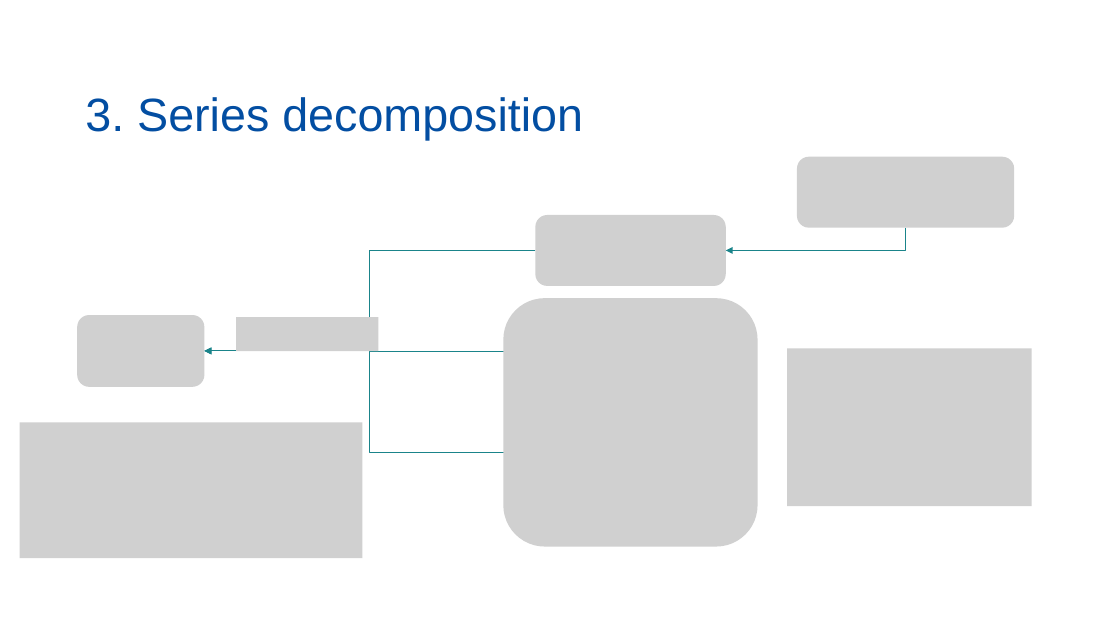
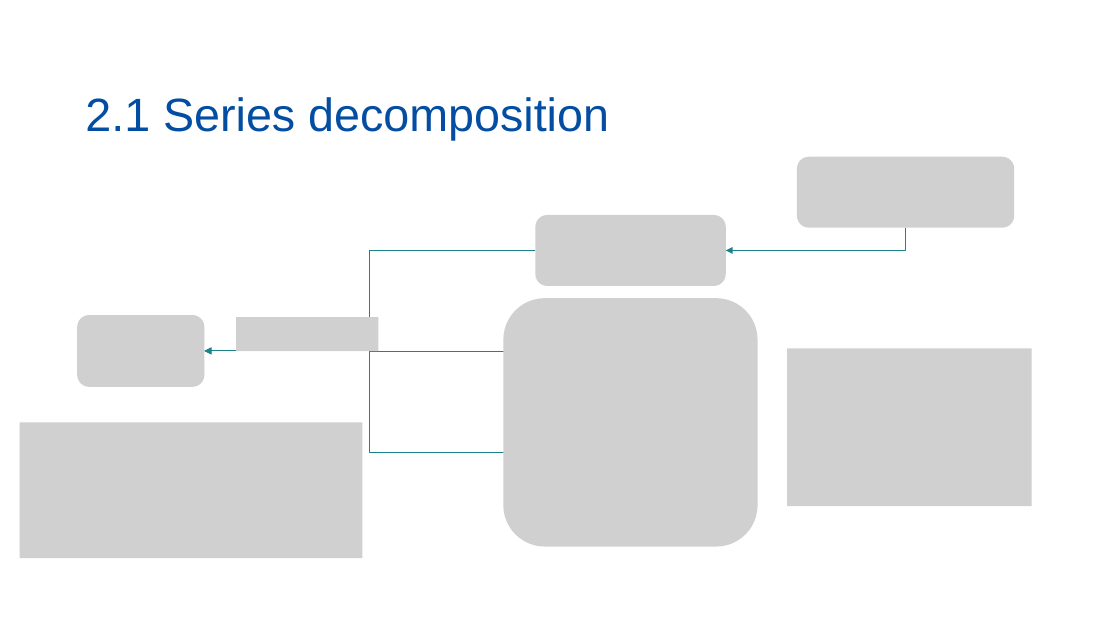
Before and after one commit to palatej/ESTP2026, a slide deck: slide 5 of 1.0 Seasonal adjustment.pptx (slide 7 before the commit). Drawn at 1120x630 pixels with LibreOffice and Linux fonts; fonts in the diff are those of the drawing; grey boxes stand for pictures. Boxes give left, top, right and bottom in pixels: in the first picture for what was removed or moved away, otherwise in the second. Text is boxed around its words. In the diff, an @@ line names an element or a change of style, - is before the commit and + after.

```diff
--- a/1.0 Seasonal adjustment.pptx
+++ b/1.0 Seasonal adjustment.pptx
@@ title at bbox=[85, 97, 609, 141]: text changed @@
-3. Series decomposition
+2.1 Series decomposition
```
Also in this commit, not shown: 6 other slides changed, 2 slides added, 8 other files.
